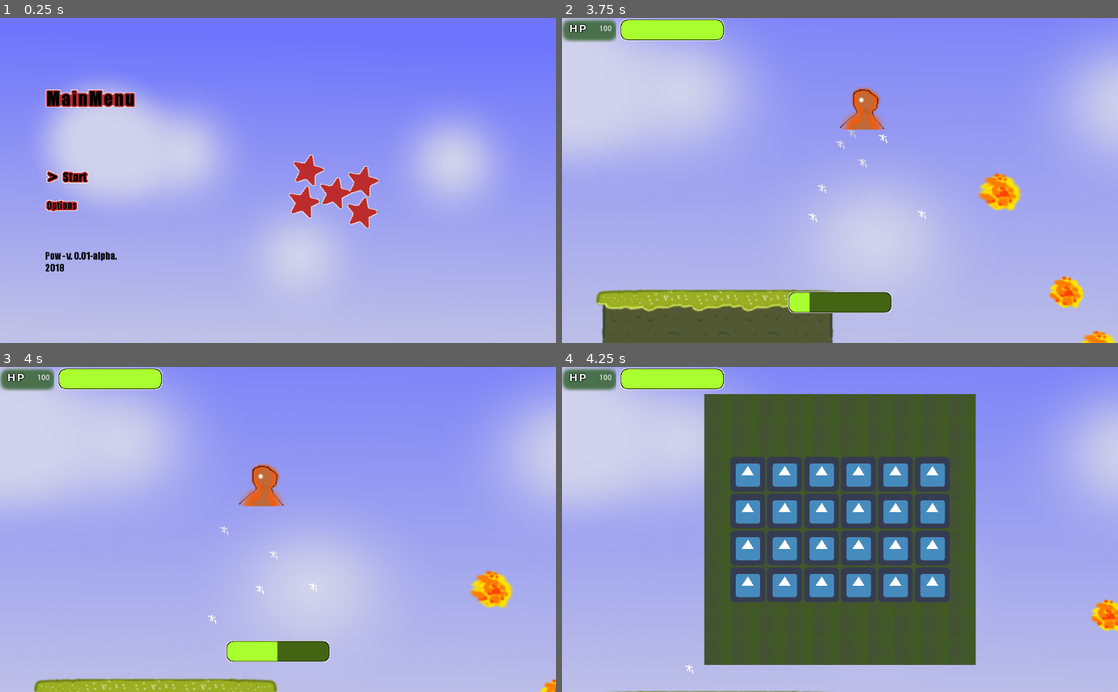
Above: before the commit, frames 1-4 (two rows, left to right).
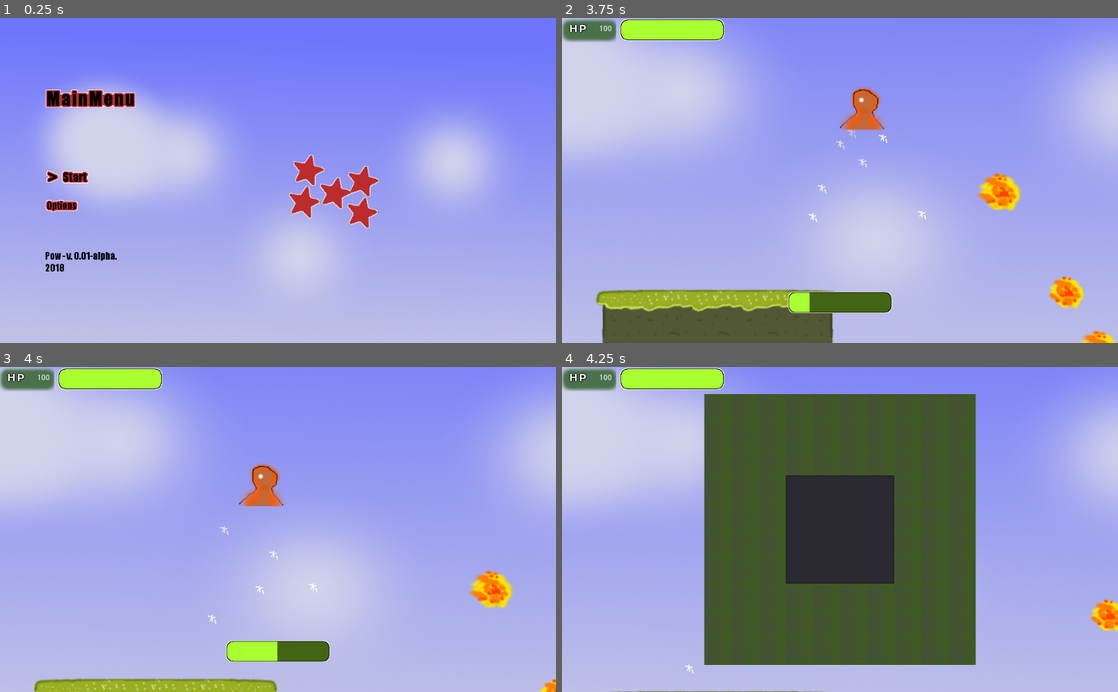
Above: after the commit, the same moments.

Repository: theatischbein/Pow
Game: Godot game, scene res://scene/MainMenu.tscn
Two runs of this game, one before a commit and one after it. Both use one fixed random seed, a clock stepped at 60 frames per second and the inputs below. The engine's default icon, where the game draws it, is replaced by a stand-in: a white triangle on a blue panel in a dark square.
Inputs:
- Up to frame 1 (0.25 s): no input
- Up to frame 2 (3.75 s): tap Enter (ui_accept) at 0.5, 1.35, 1.52, 1.82, 2.85, 3.02, 3.32 s; hold Right (ui_right) 0.53-1.28 s; hold Enter (ui_accept) 0.53-1.28 s; hold Down (ui_down) 1.28-2.03 s; hold Right (ui_right) 2.03-2.78 s; hold Enter (ui_accept) 2.03-2.78 s; hold Up (ui_up) 2.78-3.53 s; hold Left (ui_left) from 3.53 s (still down); hold Enter (ui_accept) from 3.53 s (still down)
- Up to frame 3 (4 s): keep holding Left (ui_left); keep holding Enter (ui_accept)
- Up to frame 4 (4.25 s): keep holding Left (ui_left); keep holding Enter (ui_accept); tap I (toogle_inventory) at 4.15 s

Frames 1-3 are identical in both runs. In frame 4, 16% of the frame differs, in the area x 30-70%, y 27-73%.
Error after the commit: Invalid operands 'String' and 'int' in operator '=='. (res://scripts/Inventory.gd:30)

Commit message:
Inventory progress + player / item database(json) + reordering folder structure

Diff:
--- a/project.godot
+++ b/project.godot
@@ -14,6 +14,11 @@
 run/main_scene="res://scene/MainMenu.tscn"
 config/icon="res://icon.png"
 
+[autoload]
+
+File_Handling="*res://scripts/File_Handling.gd"
+Inventory_DB="*res://scripts/Inventory_DB.gd"
+
 [input]
 
 toogle_inventory=[ Object(InputEventKey,"resource_local_to_scene":false,"resource_name":"","device":0,"alt":false,"shift":false,"control":false,"meta":false,"command":false,"pressed":false,"scancode":73,"unicode":0,"echo":false,"script":null)
--- /dev/null
+++ b/resc/item_database.json
@@ -0,0 +1,20 @@
+{
+    "0": {
+        "name": "",
+        "icon": "res://asset/inventory/empty_slot.png",
+        "type": "misc",
+        "stackable": false,
+        "weight": 0.0,
+        "price": 0
+    },
+	"1":
+	{
+		"name"	:	"A",
+		"icon"	:	"..",
+		"type"	:	"consumable",
+		"stackable": true,
+		"weight":	0.1,
+		"price" :	7
+	}
+
+}
--- a/scene/Inventory.tscn
+++ b/scene/Inventory.tscn
@@ -1,9 +1,8 @@
-[gd_scene load_steps=3 format=2]
+[gd_scene load_steps=2 format=2]
 
 [ext_resource path="res://asset/middle.png" type="Texture" id=1]
-[ext_resource path="res://icon.png" type="Texture" id=2]
 
-[node name="Inventory" type="MarginContainer"]
+[node name="Inventory" type="MarginContainer" index="0"]
 
 anchor_left = 0.0
 anchor_top = 0.0
@@ -17,7 +16,9 @@
 size_flags_vertical = 1
 _sections_unfolded = [ "Margin" ]
 
-[node name="CenterContainer" type="CenterContainer" parent="." index="0"]
+[node name="Node" type="Node" parent="." index="0"]
+
+[node name="CenterContainer" type="CenterContainer" parent="." index="1"]
 
 anchor_left = 0.0
 anchor_top = 0.0
@@ -33,7 +34,7 @@
 size_flags_horizontal = 1
 size_flags_vertical = 1
 use_top_left = false
-_sections_unfolded = [ "Margin", "Rect" ]
+_sections_unfolded = [ "Margin", "Rect", "Visibility" ]
 
 [node name="MarginContainer2" type="MarginContainer" parent="CenterContainer" index="0"]
 
@@ -73,468 +74,29 @@
 stretch_mode = 2
 _sections_unfolded = [ "Grow Direction", "Margin" ]
 
-[node name="GridContainer" type="GridContainer" parent="CenterContainer" index="1"]
-
-editor/display_folded = true
-anchor_left = 0.0
-anchor_top = 0.0
-anchor_right = 0.0
-anchor_bottom = 0.0
-margin_left = 306.0
-margin_top = 166.0
-margin_right = 710.0
-margin_bottom = 434.0
-rect_pivot_offset = Vector2( 0, 0 )
-rect_clip_content = false
-mouse_filter = 1
-mouse_default_cursor_shape = 0
-size_flags_horizontal = 1
-size_flags_vertical = 1
-columns = 6
-_sections_unfolded = [ "Size Flags" ]
-
-[node name="TextureRect" type="TextureRect" parent="CenterContainer/GridContainer" index="0"]
+[node name="ItemList" type="ItemList" parent="CenterContainer" index="1"]
 
 anchor_left = 0.0
 anchor_top = 0.0
 anchor_right = 0.0
 anchor_bottom = 0.0
-margin_right = 64.0
-margin_bottom = 64.0
+margin_left = 408.0
+margin_top = 200.0
+margin_right = 608.0
+margin_bottom = 400.0
+rect_min_size = Vector2( 200, 200 )
 rect_pivot_offset = Vector2( 0, 0 )
-rect_clip_content = false
-mouse_filter = 1
+rect_clip_content = true
+focus_mode = 2
+mouse_filter = 0
 mouse_default_cursor_shape = 0
 size_flags_horizontal = 1
 size_flags_vertical = 1
-texture = ExtResource( 2 )
-stretch_mode = 0
-
-[node name="TextureRect2" type="TextureRect" parent="CenterContainer/GridContainer" index="1"]
-
-anchor_left = 0.0
-anchor_top = 0.0
-anchor_right = 0.0
-anchor_bottom = 0.0
-margin_left = 68.0
-margin_right = 132.0
-margin_bottom = 64.0
-rect_pivot_offset = Vector2( 0, 0 )
-rect_clip_content = false
-mouse_filter = 1
-mouse_default_cursor_shape = 0
-size_flags_horizontal = 1
-size_flags_vertical = 1
-texture = ExtResource( 2 )
-stretch_mode = 0
-
-[node name="TextureRect3" type="TextureRect" parent="CenterContainer/GridContainer" index="2"]
-
-anchor_left = 0.0
-anchor_top = 0.0
-anchor_right = 0.0
-anchor_bottom = 0.0
-margin_left = 136.0
-margin_right = 200.0
-margin_bottom = 64.0
-rect_pivot_offset = Vector2( 0, 0 )
-rect_clip_content = false
-mouse_filter = 1
-mouse_default_cursor_shape = 0
-size_flags_horizontal = 1
-size_flags_vertical = 1
-texture = ExtResource( 2 )
-stretch_mode = 0
-
-[node name="TextureRect4" type="TextureRect" parent="CenterContainer/GridContainer" index="3"]
-
-anchor_left = 0.0
-anchor_top = 0.0
-anchor_right = 0.0
-anchor_bottom = 0.0
-margin_left = 204.0
-margin_right = 268.0
-margin_bottom = 64.0
-rect_pivot_offset = Vector2( 0, 0 )
-rect_clip_content = false
-mouse_filter = 1
-mouse_default_cursor_shape = 0
-size_flags_horizontal = 1
-size_flags_vertical = 1
-texture = ExtResource( 2 )
-stretch_mode = 0
-
-[node name="TextureRect5" type="TextureRect" parent="CenterContainer/GridContainer" index="4"]
-
-anchor_left = 0.0
-anchor_top = 0.0
-anchor_right = 0.0
-anchor_bottom = 0.0
-margin_left = 272.0
-margin_right = 336.0
-margin_bottom = 64.0
-rect_pivot_offset = Vector2( 0, 0 )
-rect_clip_content = false
-mouse_filter = 1
-mouse_default_cursor_shape = 0
-size_flags_horizontal = 1
-size_flags_vertical = 1
-texture = ExtResource( 2 )
-stretch_mode = 0
-
-[node name="TextureRect6" type="TextureRect" parent="CenterContainer/GridContainer" index="5"]
-
-anchor_left = 0.0
-anchor_top = 0.0
-anchor_right = 0.0
-anchor_bottom = 0.0
-margin_left = 340.0
-margin_right = 404.0
-margin_bottom = 64.0
-rect_pivot_offset = Vector2( 0, 0 )
-rect_clip_content = false
-mouse_filter = 1
-mouse_default_cursor_shape = 0
-size_flags_horizontal = 1
-size_flags_vertical = 1
-texture = ExtResource( 2 )
-stretch_mode = 0
-
-[node name="TextureRect7" type="TextureRect" parent="CenterContainer/GridContainer" index="6"]
-
-anchor_left = 0.0
-anchor_top = 0.0
-anchor_right = 0.0
-anchor_bottom = 0.0
-margin_top = 68.0
-margin_right = 64.0
-margin_bottom = 132.0
-rect_pivot_offset = Vector2( 0, 0 )
-rect_clip_content = false
-mouse_filter = 1
-mouse_default_cursor_shape = 0
-size_flags_horizontal = 1
-size_flags_vertical = 1
-texture = ExtResource( 2 )
-stretch_mode = 0
-
-[node name="TextureRect8" type="TextureRect" parent="CenterContainer/GridContainer" index="7"]
-
-anchor_left = 0.0
-anchor_top = 0.0
-anchor_right = 0.0
-anchor_bottom = 0.0
-margin_left = 68.0
-margin_top = 68.0
-margin_right = 132.0
-margin_bottom = 132.0
-rect_pivot_offset = Vector2( 0, 0 )
-rect_clip_content = false
-mouse_filter = 1
-mouse_default_cursor_shape = 0
-size_flags_horizontal = 1
-size_flags_vertical = 1
-texture = ExtResource( 2 )
-stretch_mode = 0
-
-[node name="TextureRect9" type="TextureRect" parent="CenterContainer/GridContainer" index="8"]
-
-anchor_left = 0.0
-anchor_top = 0.0
-anchor_right = 0.0
-anchor_bottom = 0.0
-margin_left = 136.0
-margin_top = 68.0
-margin_right = 200.0
-margin_bottom = 132.0
-rect_pivot_offset = Vector2( 0, 0 )
-rect_clip_content = false
-mouse_filter = 1
-mouse_default_cursor_shape = 0
-size_flags_horizontal = 1
-size_flags_vertical = 1
-texture = ExtResource( 2 )
-stretch_mode = 0
-
-[node name="TextureRect10" type="TextureRect" parent="CenterContainer/GridContainer" index="9"]
-
-anchor_left = 0.0
-anchor_top = 0.0
-anchor_right = 0.0
-anchor_bottom = 0.0
-margin_left = 204.0
-margin_top = 68.0
-margin_right = 268.0
-margin_bottom = 132.0
-rect_pivot_offset = Vector2( 0, 0 )
-rect_clip_content = false
-mouse_filter = 1
-mouse_default_cursor_shape = 0
-size_flags_horizontal = 1
-size_flags_vertical = 1
-texture = ExtResource( 2 )
-stretch_mode = 0
-
-[node name="TextureRect11" type="TextureRect" parent="CenterContainer/GridContainer" index="10"]
-
-anchor_left = 0.0
-anchor_top = 0.0
-anchor_right = 0.0
-anchor_bottom = 0.0
-margin_left = 272.0
-margin_top = 68.0
-margin_right = 336.0
-margin_bottom = 132.0
-rect_pivot_offset = Vector2( 0, 0 )
-rect_clip_content = false
-mouse_filter = 1
-mouse_default_cursor_shape = 0
-size_flags_horizontal = 1
-size_flags_vertical = 1
-texture = ExtResource( 2 )
-stretch_mode = 0
-
-[node name="TextureRect12" type="TextureRect" parent="CenterContainer/GridContainer" index="11"]
-
-anchor_left = 0.0
-anchor_top = 0.0
-anchor_right = 0.0
-anchor_bottom = 0.0
-margin_left = 340.0
-margin_top = 68.0
-margin_right = 404.0
-margin_bottom = 132.0
-rect_pivot_offset = Vector2( 0, 0 )
-rect_clip_content = false
-mouse_filter = 1
-mouse_default_cursor_shape = 0
-size_flags_horizontal = 1
-size_flags_vertical = 1
-texture = ExtResource( 2 )
-stretch_mode = 0
-
-[node name="TextureRect13" type="TextureRect" parent="CenterContainer/GridContainer" index="12"]
-
-anchor_left = 0.0
-anchor_top = 0.0
-anchor_right = 0.0
-anchor_bottom = 0.0
-margin_top = 136.0
-margin_right = 64.0
-margin_bottom = 200.0
-rect_pivot_offset = Vector2( 0, 0 )
-rect_clip_content = false
-mouse_filter = 1
-mouse_default_cursor_shape = 0
-size_flags_horizontal = 1
-size_flags_vertical = 1
-texture = ExtResource( 2 )
-stretch_mode = 0
-
-[node name="TextureRect14" type="TextureRect" parent="CenterContainer/GridContainer" index="13"]
-
-anchor_left = 0.0
-anchor_top = 0.0
-anchor_right = 0.0
-anchor_bottom = 0.0
-margin_left = 68.0
-margin_top = 136.0
-margin_right = 132.0
-margin_bottom = 200.0
-rect_pivot_offset = Vector2( 0, 0 )
-rect_clip_content = false
-mouse_filter = 1
-mouse_default_cursor_shape = 0
-size_flags_horizontal = 1
-size_flags_vertical = 1
-texture = ExtResource( 2 )
-stretch_mode = 0
-
-[node name="TextureRect15" type="TextureRect" parent="CenterContainer/GridContainer" index="14"]
-
-anchor_left = 0.0
-anchor_top = 0.0
-anchor_right = 0.0
-anchor_bottom = 0.0
-margin_left = 136.0
-margin_top = 136.0
-margin_right = 200.0
-margin_bottom = 200.0
-rect_pivot_offset = Vector2( 0, 0 )
-rect_clip_content = false
-mouse_filter = 1
-mouse_default_cursor_shape = 0
-size_flags_horizontal = 1
-size_flags_vertical = 1
-texture = ExtResource( 2 )
-stretch_mode = 0
-
-[node name="TextureRect16" type="TextureRect" parent="CenterContainer/GridContainer" index="15"]
-
-anchor_left = 0.0
-anchor_top = 0.0
-anchor_right = 0.0
-anchor_bottom = 0.0
-margin_left = 204.0
-margin_top = 136.0
-margin_right = 268.0
-margin_bottom = 200.0
-rect_pivot_offset = Vector2( 0, 0 )
-rect_clip_content = false
-mouse_filter = 1
-mouse_default_cursor_shape = 0
-size_flags_horizontal = 1
-size_flags_vertical = 1
-texture = ExtResource( 2 )
-stretch_mode = 0
-
-[node name="TextureRect17" type="TextureRect" parent="CenterContainer/GridContainer" index="16"]
-
-anchor_left = 0.0
-anchor_top = 0.0
-anchor_right = 0.0
-anchor_bottom = 0.0
-margin_left = 272.0
-margin_top = 136.0
-margin_right = 336.0
-margin_bottom = 200.0
-rect_pivot_offset = Vector2( 0, 0 )
-rect_clip_content = false
-mouse_filter = 1
-mouse_default_cursor_shape = 0
-size_flags_horizontal = 1
-size_flags_vertical = 1
-texture = ExtResource( 2 )
-stretch_mode = 0
-
-[node name="TextureRect18" type="TextureRect" parent="CenterContainer/GridContainer" index="17"]
-
-anchor_left = 0.0
-anchor_top = 0.0
-anchor_right = 0.0
-anchor_bottom = 0.0
-margin_left = 340.0
-margin_top = 136.0
-margin_right = 404.0
-margin_bottom = 200.0
-rect_pivot_offset = Vector2( 0, 0 )
-rect_clip_content = false
-mouse_filter = 1
-mouse_default_cursor_shape = 0
-size_flags_horizontal = 1
-size_flags_vertical = 1
-texture = ExtResource( 2 )
-stretch_mode = 0
-
-[node name="TextureRect19" type="TextureRect" parent="CenterContainer/GridContainer" index="18"]
-
-anchor_left = 0.0
-anchor_top = 0.0
-anchor_right = 0.0
-anchor_bottom = 0.0
-margin_top = 204.0
-margin_right = 64.0
-margin_bottom = 268.0
-rect_pivot_offset = Vector2( 0, 0 )
-rect_clip_content = false
-mouse_filter = 1
-mouse_default_cursor_shape = 0
-size_flags_horizontal = 1
-size_flags_vertical = 1
-texture = ExtResource( 2 )
-stretch_mode = 0
-
-[node name="TextureRect20" type="TextureRect" parent="CenterContainer/GridContainer" index="19"]
-
-anchor_left = 0.0
-anchor_top = 0.0
-anchor_right = 0.0
-anchor_bottom = 0.0
-margin_left = 68.0
-margin_top = 204.0
-margin_right = 132.0
-margin_bottom = 268.0
-rect_pivot_offset = Vector2( 0, 0 )
-rect_clip_content = false
-mouse_filter = 1
-mouse_default_cursor_shape = 0
-size_flags_horizontal = 1
-size_flags_vertical = 1
-texture = ExtResource( 2 )
-stretch_mode = 0
-
-[node name="TextureRect21" type="TextureRect" parent="CenterContainer/GridContainer" index="20"]
-
-anchor_left = 0.0
-anchor_top = 0.0
-anchor_right = 0.0
-anchor_bottom = 0.0
-margin_left = 136.0
-margin_top = 204.0
-margin_right = 200.0
-margin_bottom = 268.0
-rect_pivot_offset = Vector2( 0, 0 )
-rect_clip_content = false
-mouse_filter = 1
-mouse_default_cursor_shape = 0
-size_flags_horizontal = 1
-size_flags_vertical = 1
-texture = ExtResource( 2 )
-stretch_mode = 0
-
-[node name="TextureRect22" type="TextureRect" parent="CenterContainer/GridContainer" index="21"]
-
-anchor_left = 0.0
-anchor_top = 0.0
-anchor_right = 0.0
-anchor_bottom = 0.0
-margin_left = 204.0
-margin_top = 204.0
-margin_right = 268.0
-margin_bottom = 268.0
-rect_pivot_offset = Vector2( 0, 0 )
-rect_clip_content = false
-mouse_filter = 1
-mouse_default_cursor_shape = 0
-size_flags_horizontal = 1
-size_flags_vertical = 1
-texture = ExtResource( 2 )
-stretch_mode = 0
-
-[node name="TextureRect23" type="TextureRect" parent="CenterContainer/GridContainer" index="22"]
-
-anchor_left = 0.0
-anchor_top = 0.0
-anchor_right = 0.0
-anchor_bottom = 0.0
-margin_left = 272.0
-margin_top = 204.0
-margin_right = 336.0
-margin_bottom = 268.0
-rect_pivot_offset = Vector2( 0, 0 )
-rect_clip_content = false
-mouse_filter = 1
-mouse_default_cursor_shape = 0
-size_flags_horizontal = 1
-size_flags_vertical = 1
-texture = ExtResource( 2 )
-stretch_mode = 0
-
-[node name="TextureRect24" type="TextureRect" parent="CenterContainer/GridContainer" index="23"]
-
-anchor_left = 0.0
-anchor_top = 0.0
-anchor_right = 0.0
-anchor_bottom = 0.0
-margin_left = 340.0
-margin_top = 204.0
-margin_right = 404.0
-margin_bottom = 268.0
-rect_pivot_offset = Vector2( 0, 0 )
-rect_clip_content = false
-mouse_filter = 1
-mouse_default_cursor_shape = 0
-size_flags_horizontal = 1
-size_flags_vertical = 1
-texture = ExtResource( 2 )
-stretch_mode = 0
+items = [  ]
+select_mode = 1
+allow_reselect = true
+auto_height = true
+max_columns = 6
+icon_mode = 1
+fixed_icon_size = Vector2( 0, 0 )
+_sections_unfolded = [ "Columns", "Icon", "Rect" ]
--- a/scene/Level.tscn
+++ b/scene/Level.tscn
@@ -1,7 +1,7 @@
 [gd_scene load_steps=11 format=2]
 
 [ext_resource path="res://scripts/Level.gd" type="Script" id=1]
-[ext_resource path="res://asset/tiles/tiles_polygon.res" type="TileSet" id=2]
+[ext_resource path="res://resc/tiles_polygon.res" type="TileSet" id=2]
 [ext_resource path="res://scene/player.tscn" type="PackedScene" id=3]
 [ext_resource path="res://scripts/Fireballs.gd" type="Script" id=4]
 [ext_resource path="res://scene/Fireball.tscn" type="PackedScene" id=5]
@@ -10,6 +10,7 @@
 [ext_resource path="res://scripts/HUD.gd" type="Script" id=8]
 [ext_resource path="res://scene/Inventory.tscn" type="PackedScene" id=9]
 [ext_resource path="res://scripts/Inventory.gd" type="Script" id=10]
+
 
 [node name="Node2D" type="Node2D" index="0"]
 
--- /dev/null
+++ b/scripts/File_Handling.gd
@@ -0,0 +1,39 @@
+extends Node
+
+onready var file = File.new()
+
+func _ready():
+	# Called every time the node is added to the scene.
+	# Initialization here
+	pass
+
+func load_file(path):
+	if path == null:
+		return
+	if (!file.file_exists(path)):
+		print("error exists")
+		return
+	file.open(path, File.READ)
+
+	#load to dictonary
+	var data = {}
+	data = parse_json(file.get_as_text())
+	file.close()
+	return data
+
+func write_file(path, data):
+	if path == null or data == null:
+		return
+
+	file.open(path, File.WRITE)
+	if (file == null):
+		print("file error")
+		return
+
+	if (data == null):
+		print("data null")
+		return
+
+	file.store_line(to_json(data))
+	file.close()
+	return
--- a/scripts/Inventory.gd
+++ b/scripts/Inventory.gd
@@ -1,9 +1,7 @@
 extends MarginContainer
 
-# class member variables go here, for example:
-# var a = 2
-# var b = "textvar"
-
+onready var player = get_node("../../Player")
+onready var itemlist = get_node("CenterContainer/ItemList")
 func _ready():
 	pass
 
@@ -13,5 +11,24 @@
 			hide()
 			get_tree().paused = false
 		else:
+			update_inventory()
 			show()
 			get_tree().paused = true
+
+func update_inventory():
+	itemlist.clear()
+	for slot in range(0, player.max_slots-1):
+		var item = player.inventory[String(slot)]
+		var itemData = Inventory_DB.get_item(item["id"])
+		if (itemData == null):
+			print("itemData couldnt be loaded")
+			return
+		var icon = load(itemData["icon"])
+		var amount = int(item["amount"])
+
+
+		if (item["id"] == 0):
+			amount = " "
+		itemlist.add_item(amount, icon)
+		itemlist.set_item_metadata(slot, itemData)
+		itemlist.set_item_text(slot, itemData["name"])
--- /dev/null
+++ b/scripts/Inventory_DB.gd
@@ -0,0 +1,34 @@
+extends Node
+
+#var db_path = "user://item_database.JSON"
+var db_path = "res://resc/item_database.json"
+
+func _ready():
+	#Global_File_Handling.write_file(db_path, {1:"a"})
+	#var item = load(db_path)
+	var id = 1
+	var item = get_item(id)
+	if (item == null):
+		print("no item?")
+		return
+	#print(String(id)+","+item["name"]+","+String(item["stackable"])+","+String(item["price"]))
+
+
+#func _process(delta):
+#	# Called every frame. Delta is time since last frame.
+#	# Update game logic here.
+#	pass
+
+func get_item(id):
+	var itemData = {}
+	itemData = File_Handling.load_file(db_path)
+
+	if (itemData == null):
+		print("load error")
+		return
+
+	if (!itemData.has(String(id))):
+		print("Error: Item doesn't exists.")
+		return
+	itemData[String(id)]["id"] = String(id)
+	return itemData[String(id)]
--- a/scripts/player.gd
+++ b/scripts/player.gd
@@ -25,6 +25,11 @@
 var max_jump
 var power
 
+var player_data_path = "user://player_data.res"
+export var inventory = {}
+export var max_slots = 36
+onready var player_data = File_Handling.load_file(player_data_path)
+
 
 func _ready():
 	direction_force = Vector2(0,0)
@@ -33,6 +38,7 @@
 	max_jump = 400
 	power = 250
 	health = 100
+	load_data()
 
 func _process(delta):
 	if (Input.is_action_pressed("ui_left")) :
@@ -104,3 +110,13 @@
 	queue_free()
 	##DEBUG
 	$"../Fireballs".stop()
+
+func load_data():
+	if (player_data == null):
+		var dict = {"inventory": {}}
+		for slot in range(0, max_slots-1):
+			dict["inventory"][String(slot)] = {"id" : "0", "amount" : 0}
+		File_Handling.write_file(player_data_path, dict)
+		inventory = dict["inventory"]
+	else:
+		inventory = player_data["inventory"]
Binary file added: asset/inventory/empty_slot.png
Not shown, added: asset/inventory/empty_slot.png.import
Renamed: asset/tiles/tiles.res -> resc/tiles.res
Renamed: asset/tiles/tiles_new.res -> resc/tiles_new.res
Renamed: asset/tiles/tiles_new2.res -> resc/tiles_new2.res
Renamed: asset/tiles/tiles_polygon.res -> resc/tiles_polygon.res
